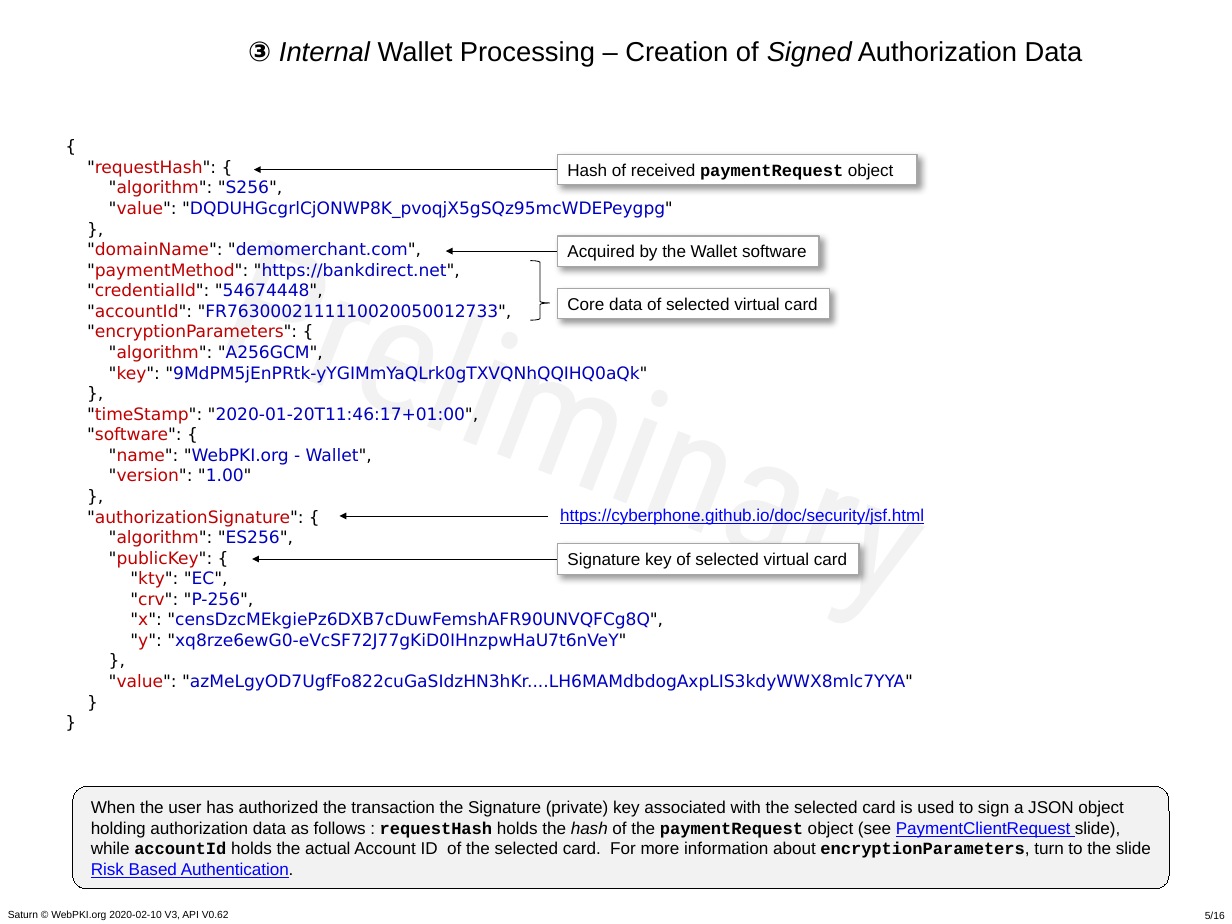
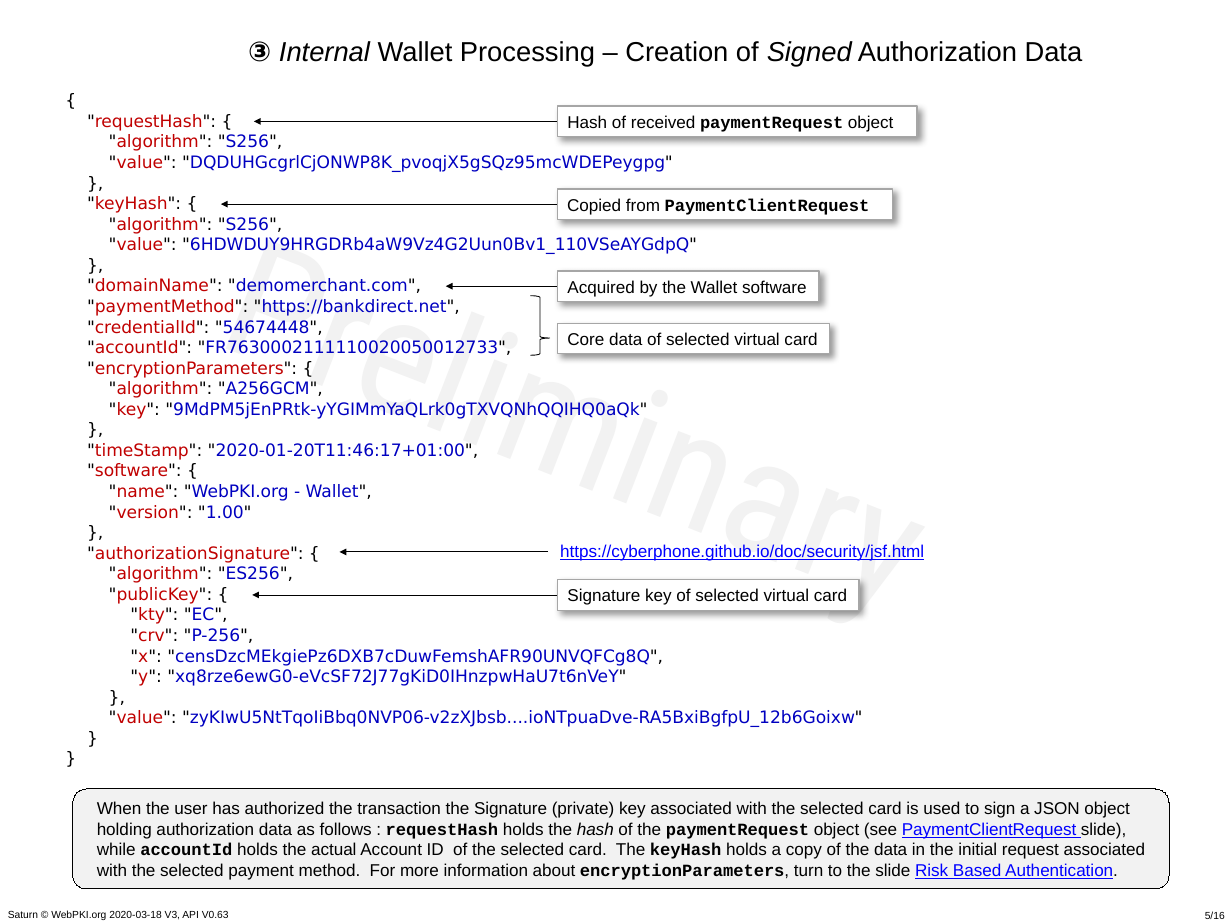
Before and after one commit to cyberphone/doc, a slide deck: slide 5 of saturn/saturn-v3-presentation.pptx. Drawn at 1232x924 pixels with LibreOffice and Linux fonts; fonts in the diff are those of the drawing; background and template pictures are left out. Boxes give left, top, right and bottom in pixels: in the first picture for what was removed or moved away, otherwise in the second. Text is boxed around its words. In the diff, an @@ line names an element or a change of style, - is before the commit and + after.

```diff
--- a/saturn/saturn-v3-presentation.pptx
+++ b/saturn/saturn-v3-presentation.pptx
@@ text at <box>87,114,863,727</box>: text changed @@
-{
-"requestHash": {
-"algorithm": "S256",
-"value": "DQDUHGcgrlCjONWP8K_pvoqjX5gSQz95mcWDEPeygpg"
-},
-"domainName": "demomerchant.com",
-"paymentMethod": "https://bankdirect.net",
-"credentialId": "54674448",
-"accountId": "FR7630002111110020050012733",
-"encryptionParameters": {
-"algorithm": "A256GCM",
-"key": "9MdPM5jEnPRtk-yYGIMmYaQLrk0gTXVQNhQQIHQ0aQk"
-},
-"timeStamp": "2020-01-20T11:46:17+01:00",
-"software": {
-"name": "WebPKI.org - Wallet",
-"version": "1.00"
-},
-"authorizationSignature": {
-"algorithm": "ES256",
-"publicKey": {
-"kty": "EC",
-"crv": "P-256",
-"x": "censDzcMEkgiePz6DXB7cDuwFemshAFR90UNVQFCg8Q",
-"y": "xq8rze6ewG0-eVcSF72J77gKiD0IHnzpwHaU7t6nVeY"
-},
-"value": "azMeLgyOD7UgfFo822cuGaSIdzHN3hKr....LH6MAMdbdogAxpLIS3kdyWWX8mlc7YYA"
-}
-}
+{
+"requestHash": {
+"algorithm": "S256",
+"value": "DQDUHGcgrlCjONWP8K_pvoqjX5gSQz95mcWDEPeygpg"
+},
+"keyHash": {
+"algorithm": "S256",
+"value": "6HDWDUY9HRGDRb4aW9Vz4G2Uun0Bv1_110VSeAYGdpQ"
+},
+"domainName": "demomerchant.com",
+"paymentMethod": "https://bankdirect.net",
+"credentialId": "54674448",
+"accountId": "FR7630002111110020050012733",
+"encryptionParameters": {
+"algorithm": "A256GCM",
+"key": "9MdPM5jEnPRtk-yYGIMmYaQLrk0gTXVQNhQQIHQ0aQk"
+},
+"timeStamp": "2020-01-20T11:46:17+01:00",
+"software": {
+"name": "WebPKI.org - Wallet",
+"version": "1.00"
+},
+"authorizationSignature": {
+"algorithm": "ES256",
+"publicKey": {
+"kty": "EC",
+"crv": "P-256",
+"x": "censDzcMEkgiePz6DXB7cDuwFemshAFR90UNVQFCg8Q",
+"y": "xq8rze6ewG0-eVcSF72J77gKiD0IHnzpwHaU7t6nVeY"
+},
+"value": "zyKIwU5NtTqoIiBbq0NVP06-v2zXJbsb....ioNTpuaDve-RA5BxiBgfpU_12b6Goixw"
+}
+}
@@ rectangle "Hash of received paymentRequest object": place and size @@
-rectangle "Hash of received paymentRequest object" at <box>558,154,918,185</box>
+rectangle "Hash of received paymentRequest object" at <box>558,106,918,137</box>
@@ arrow moved from (558, 170) - (254, 170) to (558, 122) - (254, 122) @@
@@ arrow added from (565, 205) to (221, 205), #000000 0.5 pt @@
@@ rectangle added at <box>557,188,892,219</box>, fill #FFFFFF, outline #A6A6A6 0.75 pt, 10 pt, text #000000, bold @@
+Copied from PaymentClientRequest
@@ 3 rectangles, 3 arrows, 1 text, 1 right brace: place and size @@
-3 rectangles, 3 arrows, 1 text, 1 right brace at <box>253,235,924,574</box>
+3 rectangles, 3 arrows, 1 text, 1 right brace at <box>253,271,924,611</box>
@@ text in rounded rectangle at <box>97,801,1146,880</box>: text changed @@
-When the user has authorized the transaction the Signature (private) key associated with the selected card is used to sign a JSON object holding authorization data as follows : requestHash holds the hash of the paymentRequest object (see PaymentClientRequest slide), while accountId holds the actual Account ID of the selected card. For more information about encryptionParameters, turn to the slide
-Risk Based Authentication.
+When the user has authorized the transaction the Signature (private) key associated with the selected card is used to sign a JSON object holding authorization data as follows : requestHash holds the hash of the paymentRequest object (see PaymentClientRequest slide), while accountId holds the actual Account ID of the selected card. The keyHash holds a copy of the data in the initial request associated with the selected payment method. For more information about encryptionParameters, turn to the slide Risk Based Authentication.
@@ text at <box>8,910,229,920</box>: text changed @@
-Saturn © WebPKI.org 2020-02-10 V3, API V0.62
+Saturn © WebPKI.org 2020-03-18 V3, API V0.63
```
Also in this commit, not shown: 15 other slides changed, 7 other files.
